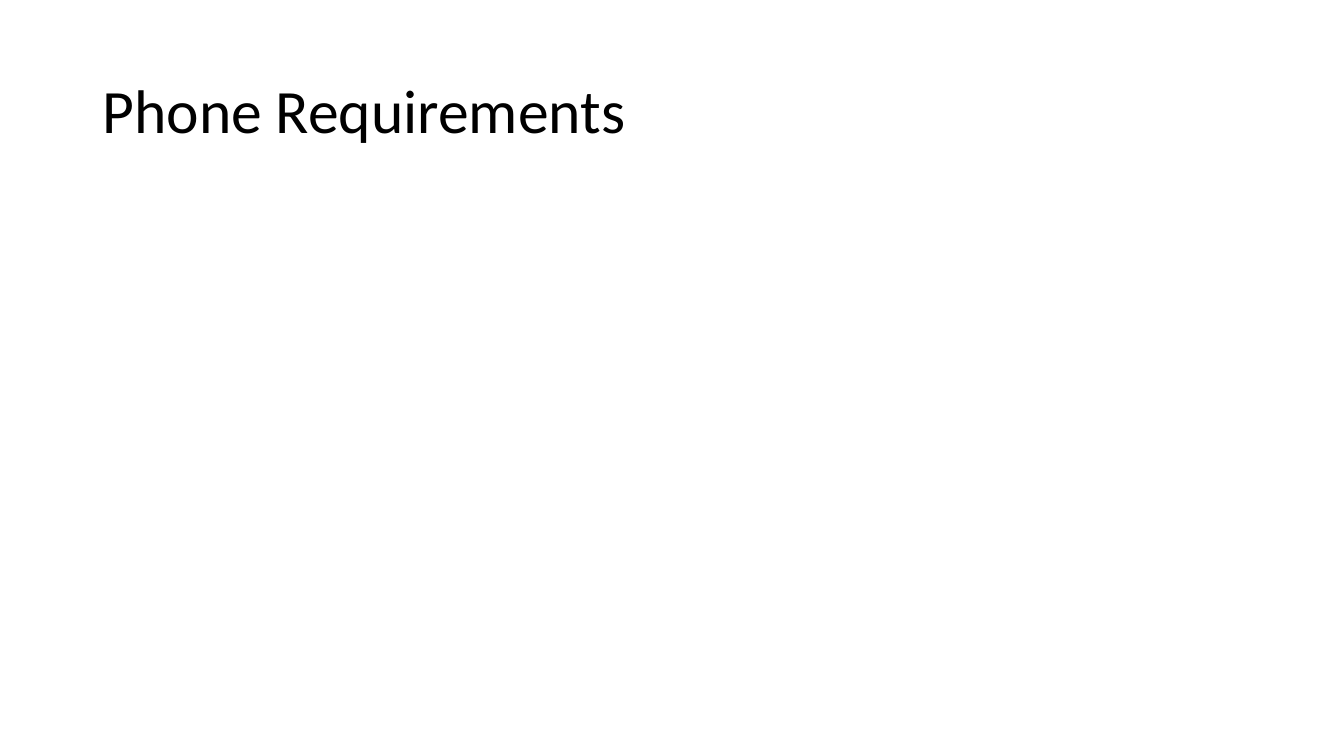
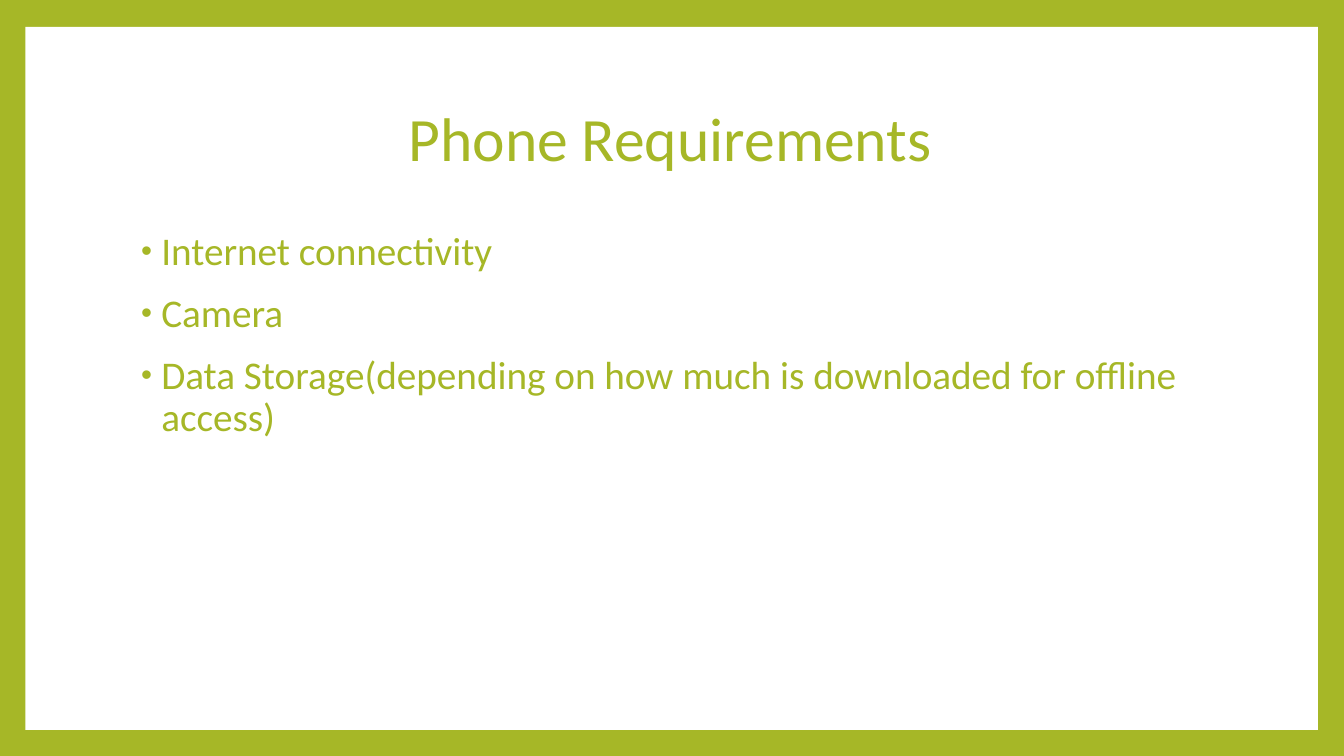
Before and after one commit to gjc129/climbersbetaproposal, a slide deck: slide 5 of climbersbetaproposal.pptx. Drawn at 1344x756 pixels with LibreOffice and Linux fonts; fonts in the diff are those of the drawing. Boxes give left, top, right and bottom in pixels: in the first picture for what was removed or moved away, otherwise in the second. Text is boxed around its words. In the diff, an @@ line names an element or a change of style, - is before the commit and + after.

```diff
--- a/climbersbetaproposal.pptx
+++ b/climbersbetaproposal.pptx
@@ background #FFFFFF to #A6B727 @@
@@ rectangle added at bbox=[25, 27, 1318, 730], fill #FFFFFF @@
@@ title "Phone Requirements": place and size @@
-title "Phone Requirements" at bbox=[102, 90, 625, 143]
+title "Phone Requirements" at bbox=[408, 118, 931, 171]
@@ title "Phone Requirements" at bbox=[408, 118, 931, 171]: text colour #000000 to #A6B727; alignment left to centre @@
@@ text added at bbox=[161, 238, 1176, 436], 28 pt, text #A6B727 @@
+• Internet connectivity
+• Camera
+• Data Storage(depending on how much is downloaded for offline access)
```
Also in this commit, not shown: 5 other slides changed, 1 slide added, 1 slide removed.
